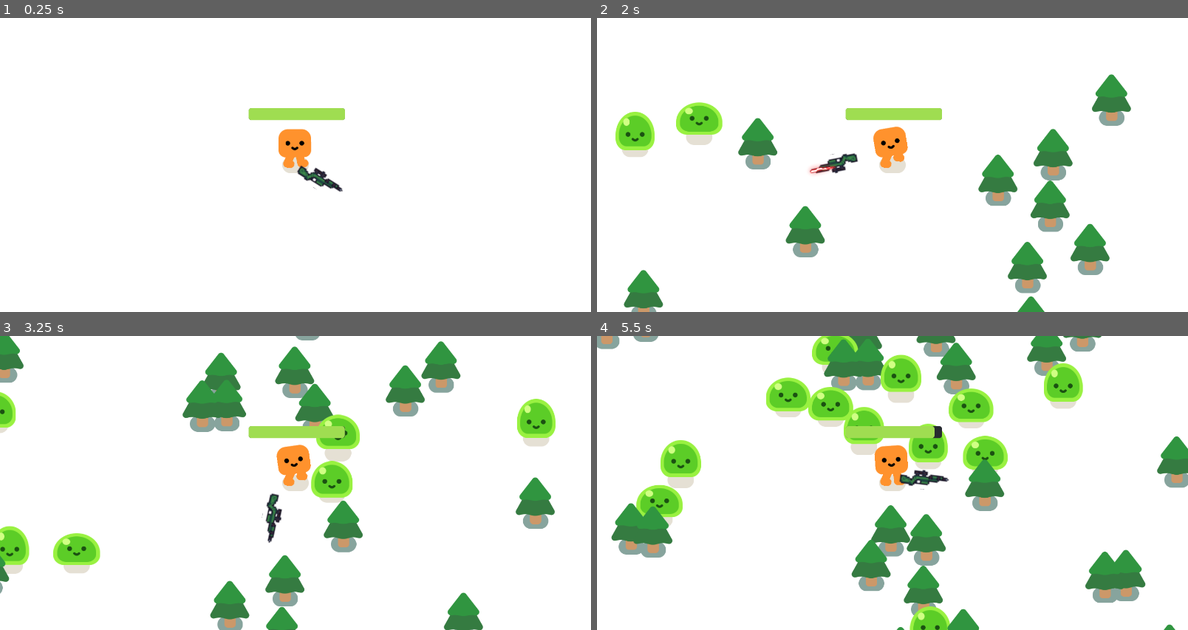
Above: before the commit, frames 1-4 (two rows, left to right).
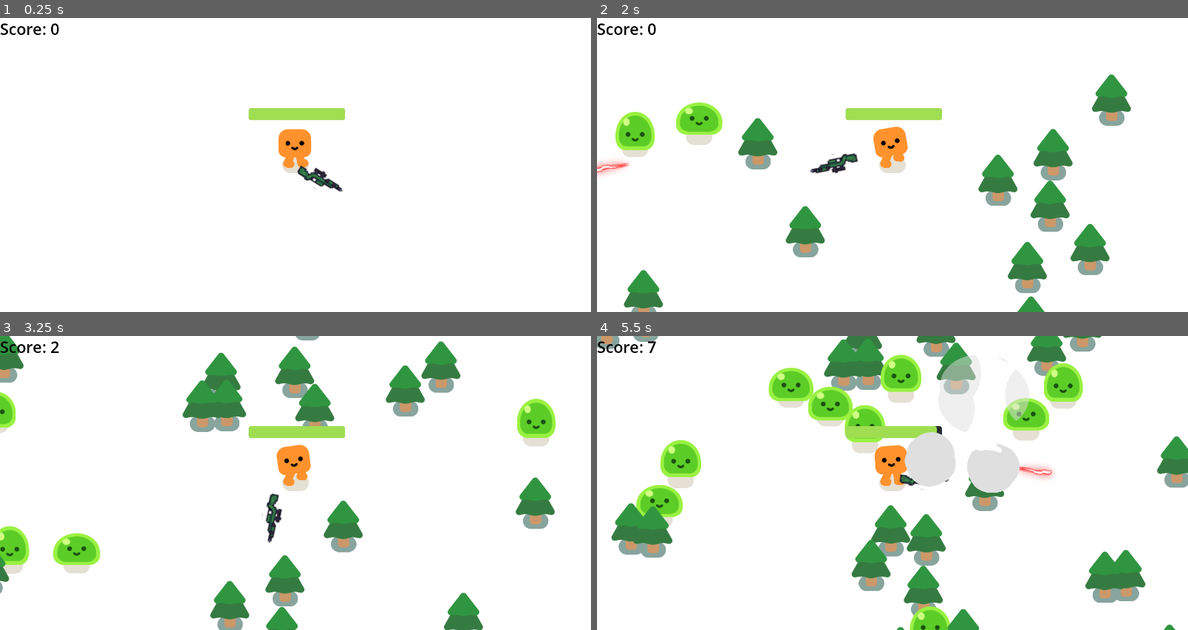
Above: after the commit, the same moments.

Repository: arad991/topdown_shooter_2d
Game: Godot game, scene res://survivors_game.tscn
Two runs of this game, one before a commit and one after it. Both use one fixed random seed, a clock stepped at 60 frames per second and the inputs below.
Inputs (mouse positions are in pixels of both pictures, inside the frame that each line leads up to):
- Up to frame 1 (0.25 s): no input
- Up to frame 2 (2 s): move the mouse to (1022, 150) at 0.52 s; hold D (move_right) 0.53-1.28 s; move the mouse to (774, 179) at 1.27 s; hold S (move_down) from 1.28 s (still down)
- Up to frame 3 (3.25 s): move the mouse to (354, 418) at 2.02 s; release S (move_down) at 2.03 s; hold D (move_right) 2.03-2.78 s; move the mouse to (265, 541) at 2.77 s; hold W (move_up) from 2.78 s (still down)
- Up to frame 4 (5.5 s): move the mouse to (1069, 527) at 3.52 s; release W (move_up) at 3.53 s; hold A (move_left) 3.53-5.03 s; move the mouse to (715, 438) at 4.27 s; move the mouse to (922, 483) at 5.02 s; hold S (move_down) from 5.03 s (still down)

The runs differ from the first frame. In frame 1, 0.2% of the frame differs, in the area x 0-10%, y 1-6%; in frame 2, 0.4%; in frame 3, 1.7%; in frame 4, 6.7%, in the area x 0-78%, y 0-54%.

Commit message:
changed score panel and label dependentcy so it is more dynamically controlled

Diff:
--- a/laser_bullet.gd
+++ b/laser_bullet.gd
@@ -16,5 +16,8 @@
 
 
 func _on_body_entered(body: Node2D) -> void:
+	# Only react when hitting an enemy object
 	if body.has_method("take_damage"):
 		body.take_damage(BULLET_DAMAGE)
+	elif body.has_method("is_tree"):
+		queue_free()
--- a/laser_bullet.tscn
+++ b/laser_bullet.tscn
@@ -4,7 +4,7 @@
 [ext_resource type="Texture2D" uid="uid://dpjnse50sklw6" path="res://laser_gun/projectile.png" id="2_sua1m"]
 
 [sub_resource type="RectangleShape2D" id="RectangleShape2D_pt7fw"]
-size = Vector2(68, 14)
+size = Vector2(102, 18)
 
 [node name="Bullet" type="Area2D"]
 top_level = true
@@ -14,7 +14,7 @@
 
 [node name="Projectile" type="Sprite2D" parent="."]
 position = Vector2(-25, 0)
-scale = Vector2(0.391304, 0.391304)
+scale = Vector2(0.559242, 0.586957)
 texture = ExtResource("2_sua1m")
 
 [node name="CollisionShape2D" type="CollisionShape2D" parent="."]
--- a/laser_gun.tscn
+++ b/laser_gun.tscn
@@ -43,6 +43,7 @@
 position = Vector2(16.9857, -1.96154)
 
 [node name="Timer" type="Timer" parent="."]
+wait_time = 0.3
 autostart = true
 
 [connection signal="timeout" from="Timer" to="." method="_on_timer_timeout"]
--- a/mob.gd
+++ b/mob.gd
@@ -3,10 +3,12 @@
 var health = 3
 
 @onready var player: CharacterBody2D = get_node("/root/Game/Player")
+@onready var score_label: Label = %Score
+@onready var game: Node2D = $"."
 
 func _ready() -> void:
 	%Slime.play_walk()
-
+	var player = get_node("Player")
 
 func _physics_process(delta: float) -> void:
 	var direction = global_position.direction_to(player.global_position)
@@ -20,6 +22,7 @@
 
 
 	if health <= 0:
+		player.score += 1
 		queue_free()
 
 		const SMOKE_SCENE = preload("res://smoke_explosion/smoke_explosion.tscn")
--- a/player.gd
+++ b/player.gd
@@ -1,6 +1,7 @@
 extends CharacterBody2D
 
 signal health_depleted
+var score = 0
 
 var health = 100.0
 const PLAYER_SPEED = 600.0
--- a/project.godot
+++ b/project.godot
@@ -98,21 +98,25 @@
 move_left={
 "deadzone": 0.5,
 "events": [Object(InputEventKey,"resource_local_to_scene":false,"resource_name":"","device":-1,"window_id":0,"alt_press …(191 unchanged characters)…
+, Object(InputEventKey,"resource_local_to_scene":false,"resource_name":"","device":-1,"window_id":0,"alt_pressed":false,"shift_pressed":false,"ctrl_pressed":false,"meta_pressed":false,"pressed":false,"keycode":0,"physical_keycode":4194319,"key_label":0,"unicode":0,"location":0,"echo":false,"script":null)
 ]
 }
 move_right={
 "deadzone": 0.5,
 "events": [Object(InputEventKey,"resource_local_to_scene":false,"resource_name":"","device":-1,"window_id":0,"alt_press …(192 unchanged characters)…
+, Object(InputEventKey,"resource_local_to_scene":false,"resource_name":"","device":-1,"window_id":0,"alt_pressed":false,"shift_pressed":false,"ctrl_pressed":false,"meta_pressed":false,"pressed":false,"keycode":0,"physical_keycode":4194321,"key_label":0,"unicode":0,"location":0,"echo":false,"script":null)
 ]
 }
 move_up={
 "deadzone": 0.5,
 "events": [Object(InputEventKey,"resource_local_to_scene":false,"resource_name":"","device":-1,"window_id":0,"alt_press …(192 unchanged characters)…
+, Object(InputEventKey,"resource_local_to_scene":false,"resource_name":"","device":-1,"window_id":0,"alt_pressed":false,"shift_pressed":false,"ctrl_pressed":false,"meta_pressed":false,"pressed":false,"keycode":0,"physical_keycode":4194320,"key_label":0,"unicode":0,"location":0,"echo":false,"script":null)
 ]
 }
 move_down={
 "deadzone": 0.5,
 "events": [Object(InputEventKey,"resource_local_to_scene":false,"resource_name":"","device":-1,"window_id":0,"alt_press …(192 unchanged characters)…
+, Object(InputEventKey,"resource_local_to_scene":false,"resource_name":"","device":-1,"window_id":0,"alt_pressed":false,"shift_pressed":false,"ctrl_pressed":false,"meta_pressed":false,"pressed":false,"keycode":0,"physical_keycode":4194322,"key_label":0,"unicode":0,"location":0,"echo":false,"script":null)
 ]
 }
 
--- a/survivors_game.gd
+++ b/survivors_game.gd
@@ -1,13 +1,16 @@
 extends Node2D
 
 var player
+
 const max_distance_tree_from_player_to_remove = 900
 var trees_count = 0
+
 func _ready() -> void:
 	# Unpause the scene after it's been paused on player's death
 	if get_tree().paused == true:
 		get_tree().paused = false
 	player = get_node("Player")
+	%Score.text = "Score: " + str(player.score)
 
 
 func _process(delta: float) -> void:
@@ -21,7 +24,7 @@
 				child.queue_free()
 				trees_count -= 1
 	#print("This game has " + str(trees_count) +" trees")
-
+	%Score.text = "Score: " + str(player.score)
 
 func spawn_tree():
 	var pine_tree = preload("res://pine_tree.tscn")
--- a/survivors_game.tscn
+++ b/survivors_game.tscn
@@ -18,14 +18,16 @@
 [sub_resource type="StyleBoxFlat" id="StyleBoxFlat_e2cri"]
 bg_color = Color(0.607254, 0.604628, 0.544372, 1)
 
+[sub_resource type="StyleBoxEmpty" id="StyleBoxEmpty_jq63f"]
+
 [node name="Game" type="Node2D"]
 y_sort_enabled = true
 script = ExtResource("1_x6re0")
 
-[node name="CanvasLayer" type="CanvasLayer" parent="."]
+[node name="BackgroundLayout" type="CanvasLayer" parent="."]
 layer = -30
 
-[node name="ColorRect" type="ColorRect" parent="CanvasLayer"]
+[node name="ColorRect" type="ColorRect" parent="BackgroundLayout"]
 offset_right = 1511.0
 offset_bottom = 762.0
 
@@ -93,6 +95,23 @@
 theme_override_styles/normal = SubResource("StyleBoxFlat_e2cri")
 text = "Again!"
 
+[node name="ScoreLayout" type="CanvasLayer" parent="."]
+
+[node name="Panel" type="Panel" parent="ScoreLayout"]
+layout_direction = 1
+offset_right = 295.0
+offset_bottom = 131.0
+theme_override_styles/panel = SubResource("StyleBoxEmpty_jq63f")
+
+[node name="Score" type="Label" parent="ScoreLayout/Panel"]
+unique_name_in_owner = true
+layout_mode = 1
+offset_right = 138.0
+offset_bottom = 55.0
+theme_override_colors/font_color = Color(0, 0, 0, 1)
+theme_override_font_sizes/font_size = 40
+text = "SCORE:"
+
 [connection signal="health_depleted" from="Player" to="." method="_on_player_health_depleted"]
 [connection signal="timeout" from="MobSpawner" to="." method="_on_mob_spawner_timeout"]
 [connection signal="pressed" from="GameOver/ColorRect/RestartGame" to="." method="_on_button_pressed"]
Not shown: 1 places in survivors_game.tscn that only renumber resources
